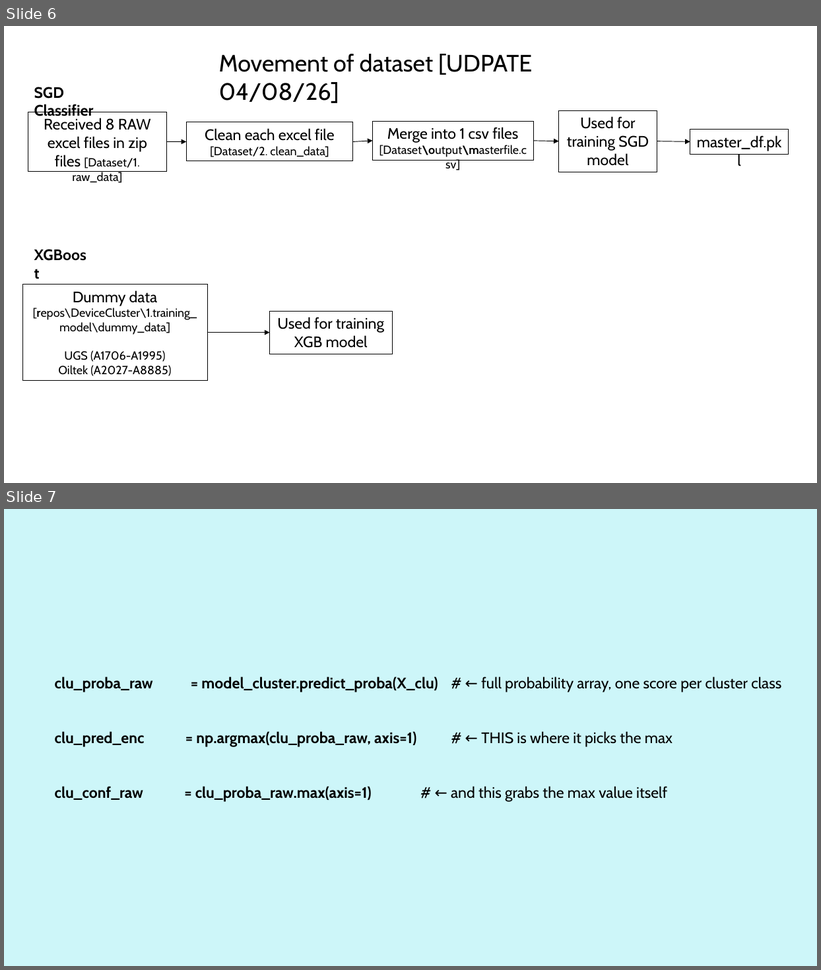
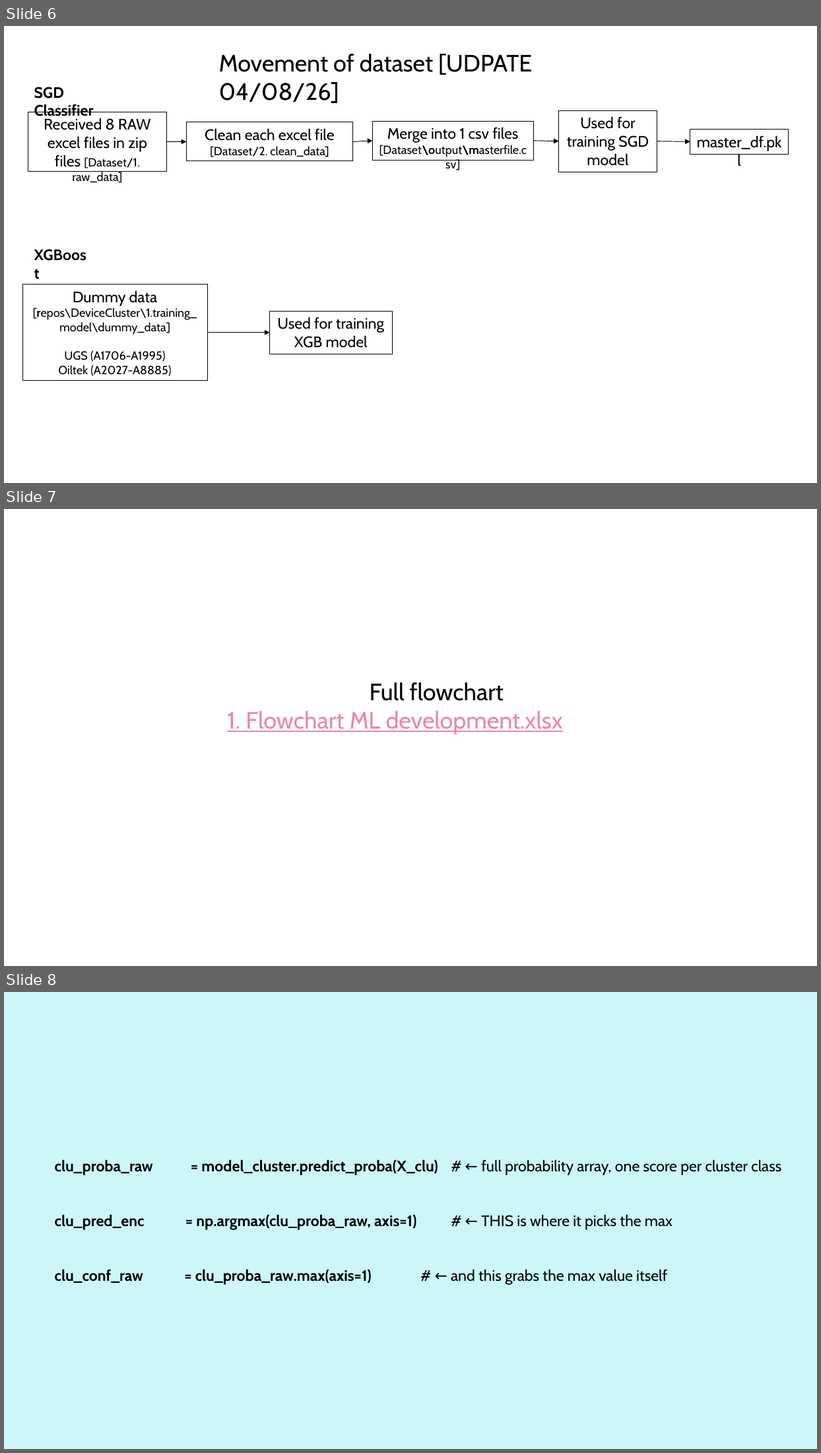
Before and after one commit to Syaziyah30/DeviceCluster, a slide deck: 1.training_model/supplementary/Device Identifier 20260717.pptx. Shown one above the other, each under a label of ours: slides 6 and 7 before the commit, slides 6, 7 and 8 after it. The pictures are 821x970 and 821x1453 pixels, drawn with LibreOffice and Linux fonts; fonts in the diff are those of the drawing. Boxes give left, top, right and bottom in pixels: in the first picture for what was removed or moved away, otherwise in the second. Text is boxed around its words. In the diff, an @@ line names an element or a change of style, - is before the commit and + after.

Commit message:
Update full flowchart

```diff
--- a/1.training_model/supplementary/Device Identifier 20260717.pptx
+++ b/1.training_model/supplementary/Device Identifier 20260717.pptx
@@ slide 7 added at <box>4,509,817,966</box>, background #FFFFFF @@
@@ text added at <box>227,683,563,735</box>, 28 pt, text #ED87A6, underline @@
+Full flowchart
+1. Flowchart ML development.xlsx
@@ what was slide 7 is now slide 8 @@
```
Also in this commit, not shown: 1 other file.
